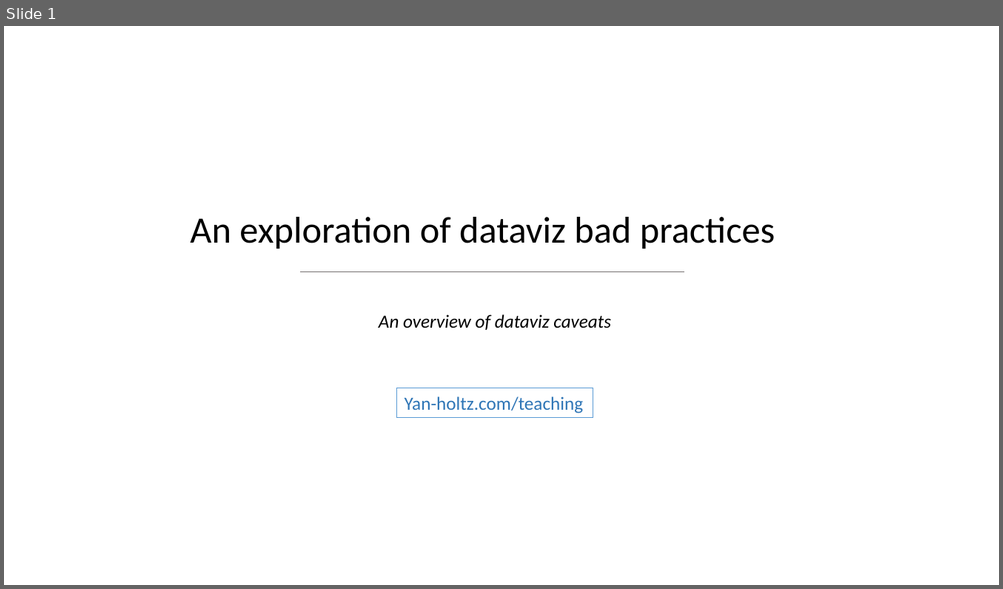
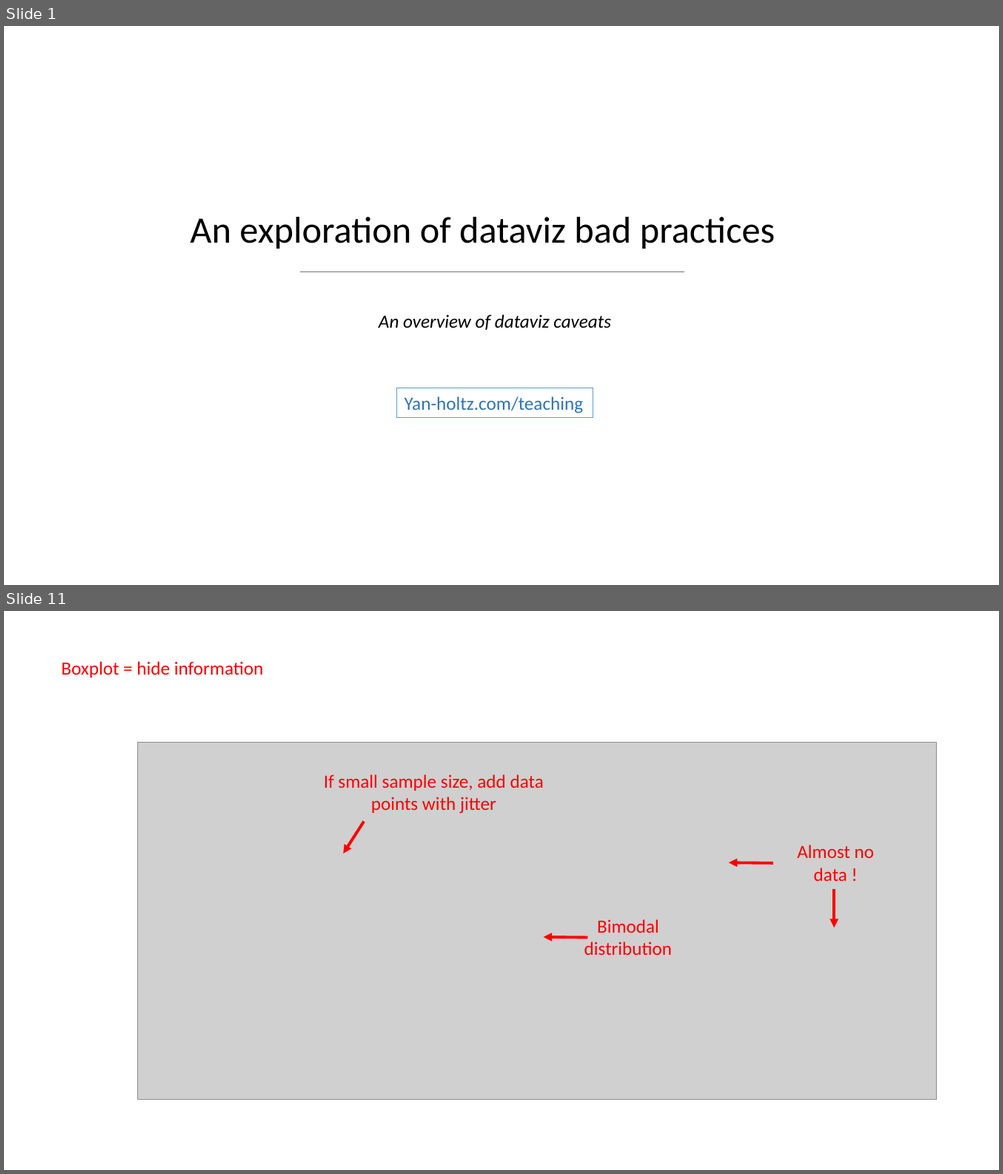
Before and after one commit to holtzy/Teaching, a slide deck: Dataviz_Caveats.pptx. Shown one above the other, each under a label of ours: slide 1 before the commit, slides 1 and 11 after it; the slides between them are not shown. The pictures are 1003x589 and 1003x1174 pixels, drawn with LibreOffice and Linux fonts; fonts in the diff are those of the drawing; grey boxes stand for pictures; background and template pictures are left out. Boxes give left, top, right and bottom in pixels: in the first picture for what was removed or moved away, otherwise in the second. Text is boxed around its words. In the diff, an @@ line names an element or a change of style, - is before the commit and + after.

```diff
--- a/Dataviz_Caveats.pptx
+++ b/Dataviz_Caveats.pptx
@@ slide 11 added at (4,611,999,1170), background #FFFFFF @@
@@ text added at (61,661,264,678), 18 pt, text #FF0000 @@
+Boxplot = hide information
@@ picture added at (137,742,936,1100) @@
@@ text added at (324,775,543,814), 18 pt, text #FF0000 @@
+If small sample size, add data points with jitter
@@ arrow added from (364, 821) to (344, 854), #FF0000 2.75 pt @@
@@ text added at (797,845,874,881), 18 pt, text #FF0000 @@
+Almost no data !
@@ arrow added from (774, 863) to (728, 863), #FF0000 2.75 pt @@
@@ arrow added from (834, 889) to (834, 928), #FF0000 2.75 pt @@
@@ text added at (584,920,671,955), 18 pt, text #FF0000 @@
+Bimodal distribution
@@ arrow added from (587, 938) to (543, 937), #FF0000 2.75 pt @@
```
Also in this commit, not shown: 1 slide changed, 28 other slides added, 2 slides removed, 1 other file.
